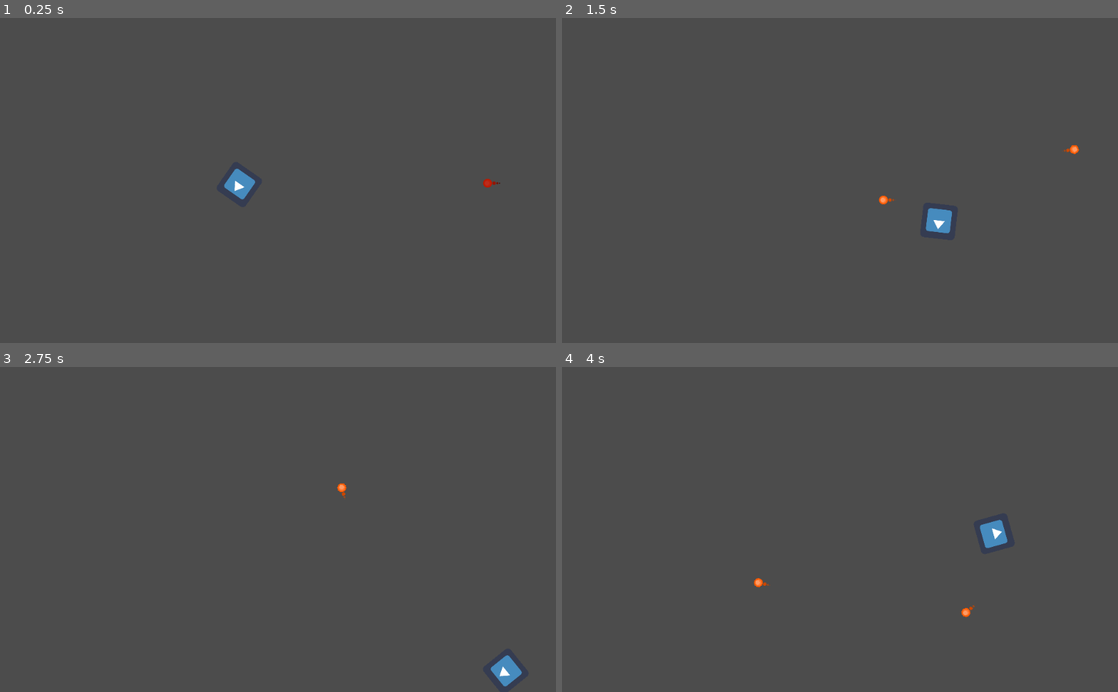
Above: before the commit, frames 1-4 (two rows, left to right).
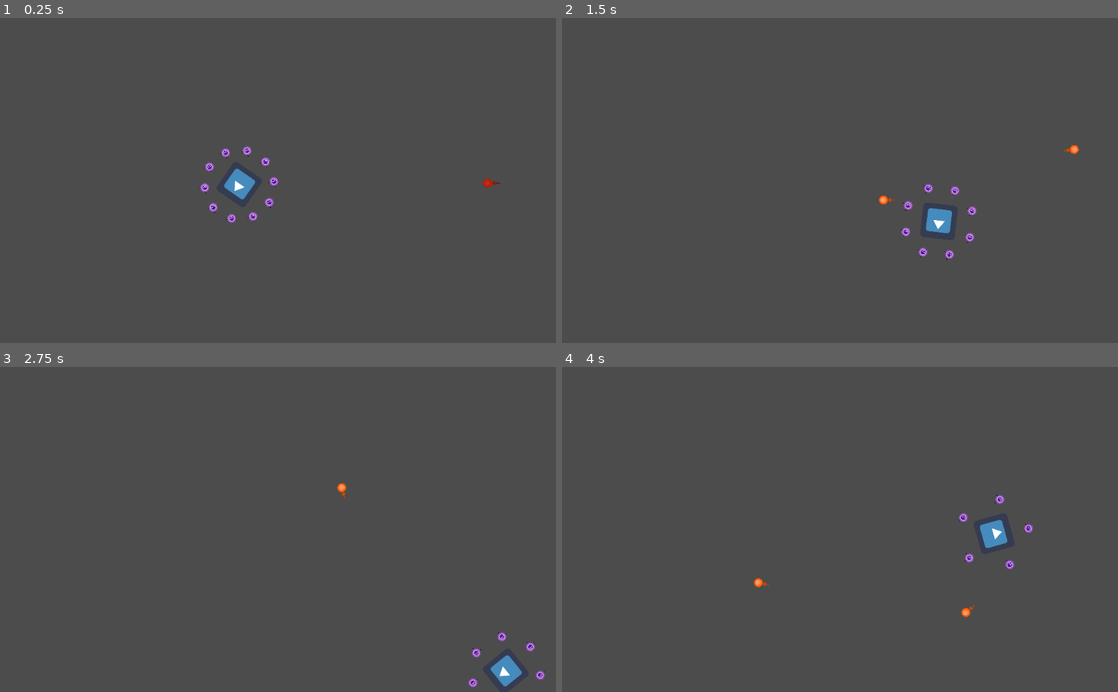
Above: after the commit, the same moments.

Repository: blackmadgames/sacrifices
Game: Godot game, scene res://scenes/game_scenes/Sandbox.tscn
The game is run twice, just before and just after one commit, with the same random seed, the same clock (stepped at 60 frames per second) and the same inputs. The project has no main scene, so this scene is started directly. The engine's default icon, where the game draws it, is replaced by a stand-in: a white triangle on a blue panel in a dark square.
Inputs (mouse positions are in pixels of both pictures, inside the frame that each line leads up to):
- Up to frame 1 (0.25 s): no input
- Up to frame 2 (1.5 s): move the mouse to (962, 164) at 0.52 s; hold D (move_right) 0.53-1.28 s; click (962, 164) at 0.6 s; move the mouse to (728, 196) at 1.27 s; hold S (move_down) from 1.28 s (still down); click (728, 196) at 1.35 s
- Up to frame 3 (2.75 s): move the mouse to (333, 458) at 2.02 s; release S (move_down) at 2.03 s; hold D (move_right) from 2.03 s (still down); click (333, 458) at 2.1 s
- Up to frame 4 (4 s): move the mouse to (812, 594) at 2.77 s; release D (move_right) at 2.78 s; hold W (move_up) 2.78-3.53 s; click (812, 594) at 2.85 s; move the mouse to (1006, 578) at 3.52 s; hold A (move_left) from 3.53 s (still down); click (1006, 578) at 3.6 s

The runs differ from the first frame. In frame 1, 0.4% of the frame differs, in the area x 35-51%, y 39-64%; in frame 2, 0.3%; in frame 3, 0.2%; in frame 4, 0.2%.

Commit message:
FX Souls turning around player

Diff:
--- a/scenes/actors/Player.tscn
+++ b/scenes/actors/Player.tscn
@@ -1,9 +1,10 @@
-[gd_scene load_steps=6 format=2]
+[gd_scene load_steps=7 format=2]
 
 [ext_resource path="res://scripts/actors/Player.gd" type="Script" id=1]
 [ext_resource path="res://art/placeholders/img/icon.png" type="Texture" id=2]
 [ext_resource path="res://scripts/items/Gun.gd" type="Script" id=3]
 [ext_resource path="res://scenes/actors/PlayerProjectile.tscn" type="PackedScene" id=4]
+[ext_resource path="res://scripts/fx/SoulsCircle.gd" type="Script" id=5]
 
 [sub_resource type="RectangleShape2D" id=1]
 extents = Vector2( 60, 60 )
@@ -25,5 +26,10 @@
 rotation = 1.5708
 script = ExtResource( 3 )
 projectile_scene = ExtResource( 4 )
+
+[node name="SoulsCircle" type="Node2D" parent="."]
+script = ExtResource( 5 )
 [connection signal="die" from="." to="." method="_on_Player_die"]
 [connection signal="fire" from="." to="Gun" method="_on_Player_fire"]
+[connection signal="soul_lost" from="." to="SoulsCircle" method="_on_Player_soul_lost"]
+[connection signal="soul_lost" from="." to="." method="_on_Player_soul_lost"]
--- /dev/null
+++ b/scenes/fx/Soul.tscn
@@ -0,0 +1,8 @@
+[gd_scene load_steps=2 format=2]
+
+[ext_resource path="res://art/placeholders/img/soul.png" type="Texture" id=1]
+
+[node name="Soul" type="Node2D"]
+
+[node name="Sprite" type="Sprite" parent="."]
+texture = ExtResource( 1 )
--- a/scripts/actors/Player.gd
+++ b/scripts/actors/Player.gd
@@ -1,9 +1,15 @@
 extends Actor
 
 signal fire
+signal soul_lost
 
 var max_gun_ammo: int = 30
 onready var gun_ammo = max_gun_ammo
+
+var souls_count: int = 10
+
+func _ready() -> void:
+    $SoulsCircle.start(souls_count)
 
 func _process(_delta: float) -> void:
     look_at(get_global_mouse_position())
@@ -25,6 +31,11 @@
 func _process_attack_input() -> void:
     if Input.is_action_just_pressed("fire"):
         emit_signal("fire", get_parent())
+        spend_soul()
+
+func spend_soul() -> void:
+    souls_count -= 1
+    emit_signal("soul_lost")
 
 func _on_Player_die() -> void:
     print("You're dead'")
--- /dev/null
+++ b/scripts/fx/SoulsCircle.gd
@@ -0,0 +1,30 @@
+extends Node2D
+
+const SOUL_SCENE = preload("res://scenes/fx/Soul.tscn")
+
+var souls = []
+export var radius: int = 128
+export var rotation_speed: float = 0.1
+
+func start(initial_souls_count: int) -> void:
+    for i in range(initial_souls_count):
+        var instance = SOUL_SCENE.instance()
+        souls.append(instance)
+        add_child(instance)
+
+func _process(_delta: float) -> void:
+    if souls.size() == 0:
+        return
+
+    rotation += rotation_speed
+
+    var angle = 0
+    var step = (2 * PI) / souls.size()
+    for i in souls.size():
+        souls[i].position = position + radius * Vector2.UP.rotated(angle)
+        angle += step
+
+
+func _on_Player_soul_lost() -> void:
+    var instance = souls.pop_back()
+    instance.queue_free()
